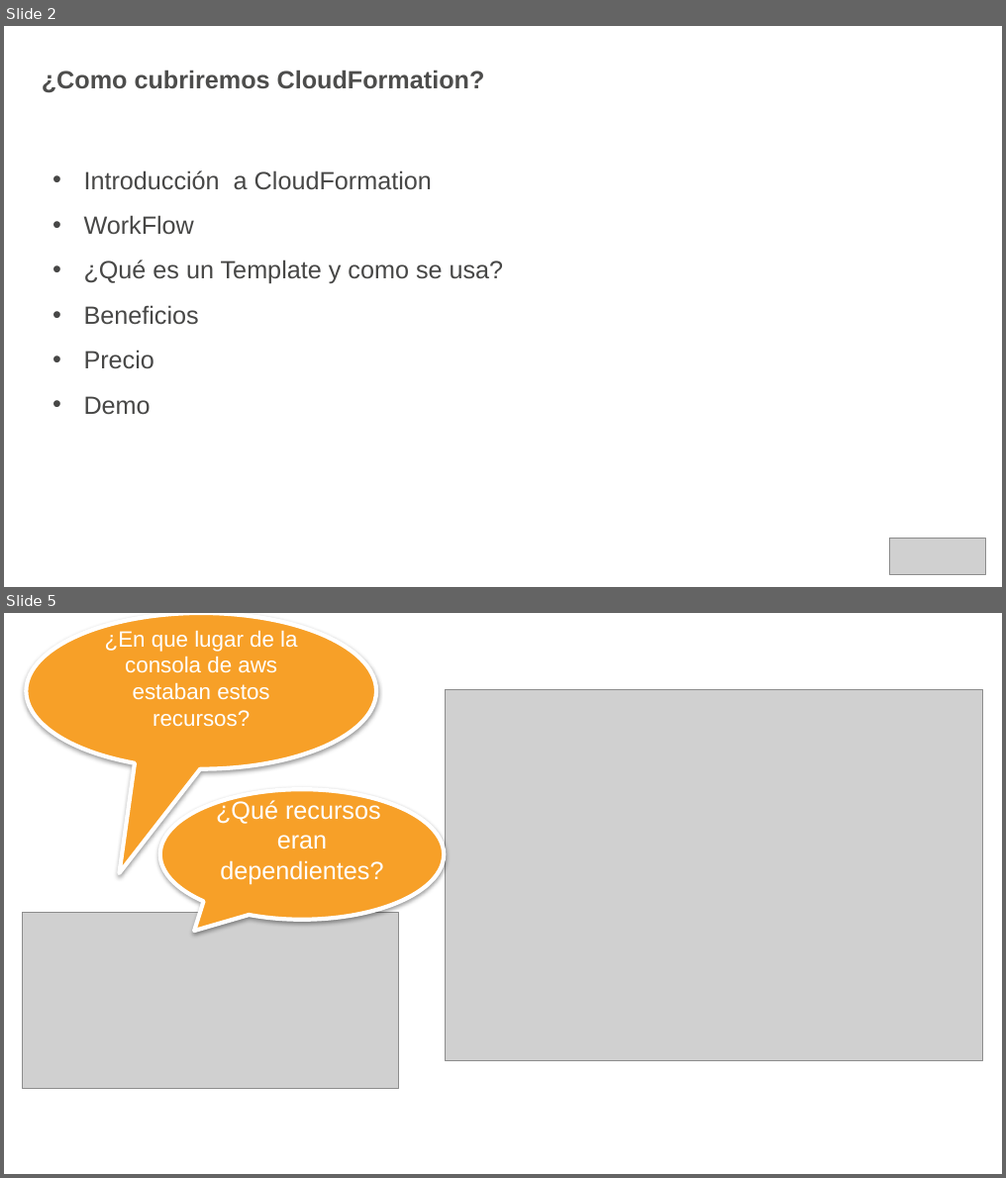
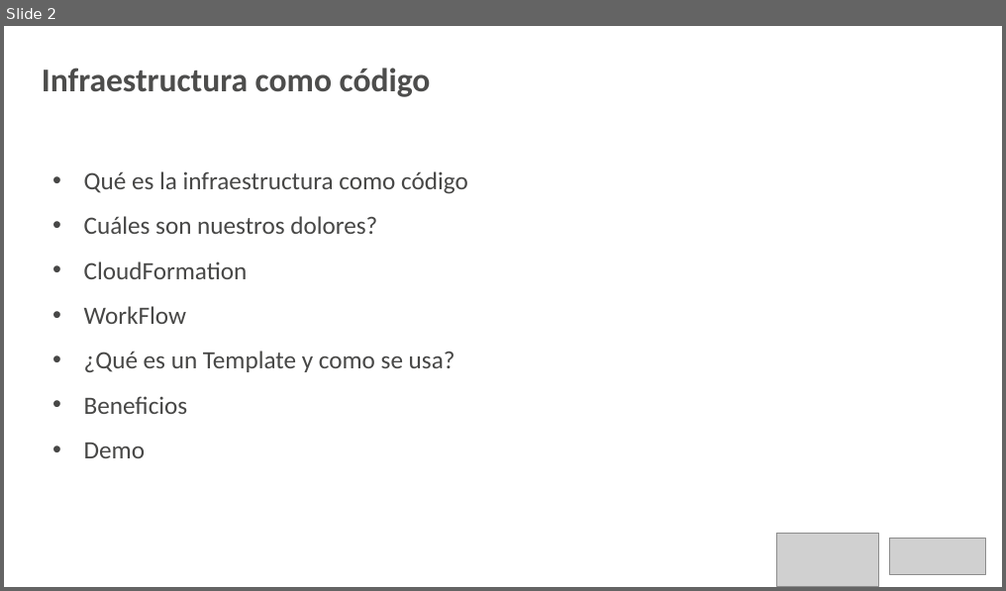
Before and after one commit to awsusergroupsantiago/demos, a slide deck: AWSUserGroup/22-06-2017/presentación/cloudformation.pptx. Shown one above the other, each under a label of ours: slides 2 and 5 before the commit, slide 2 after it; the slides between them are not shown. The pictures are 1006x1178 and 1006x591 pixels, drawn with LibreOffice and Linux fonts; fonts in the diff are those of the drawing; grey boxes stand for pictures; background and template pictures are left out. Boxes give left, top, right and bottom in pixels: in the first picture for what was removed or moved away, otherwise in the second. Text is boxed around its words. In the diff, an @@ line names an element or a change of style, - is before the commit and + after.

```diff
--- a/AWSUserGroup/22-06-2017/presentación/cloudformation.pptx
+++ b/AWSUserGroup/22-06-2017/presentación/cloudformation.pptx
@@ slide 5 removed at <box>4,613,1002,1174</box>, background #FFFFFF @@
@@ speech bubble removed at <box>26,613,376,768</box> @@
-¿En que lugar de la consola de aws estaban estos recursos?
@@ picture removed at <box>446,690,983,1061</box> @@
@@ speech bubble removed at <box>159,789,444,920</box> @@
-¿Qué recursos
-eran dependientes?
@@ picture removed at <box>23,912,399,1089</box> @@
@@ slide 2 changed as well @@
@@ title at <box>42,68,431,97</box>: text changed; size 18 to 24 pt; font Arial to Calibri; text colour #4C4D4C to #4D4D4C @@
-¿Como cubriremos CloudFormation?
+Infraestructura como código
@@ text at <box>84,172,468,279</box>: text changed; font Arial to Calibri @@
-• Introducción a CloudFormation
+• Qué es la infraestructura como código
+• Cuáles son nuestros dolores?
+• CloudFormation
@@ text at <box>84,306,455,459</box>: font Arial to Calibri in "WorkFlow", "¿Qué es un Template y como se ...", "Beneficios", "Demo" @@
@@ text at <box>84,350,154,370</box>: paragraph removed @@
-• Precio
@@ picture added at <box>777,533,879,586</box> @@
```
Also in this commit, not shown: 19 other slides changed, 4 slides added, 6 other slides removed.
